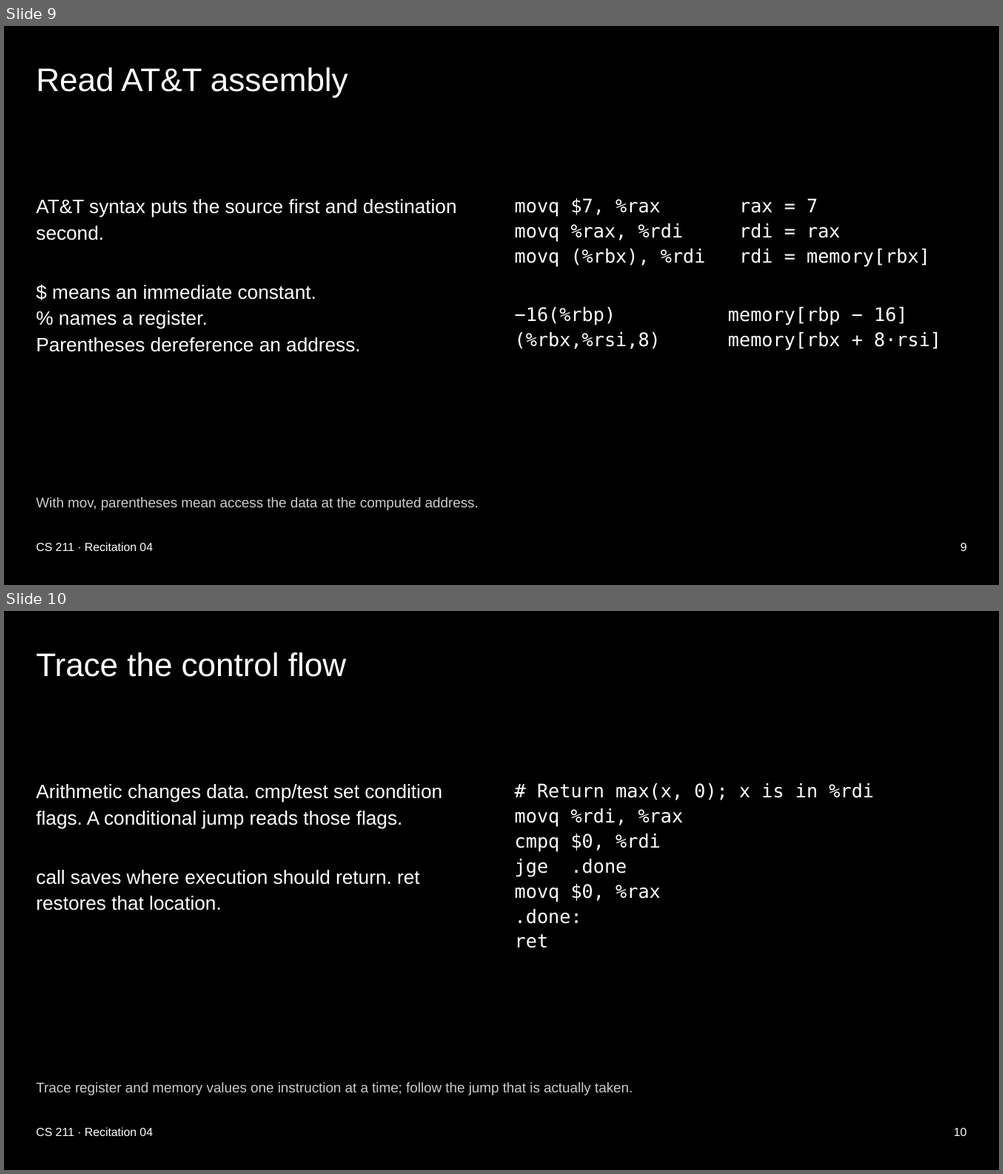
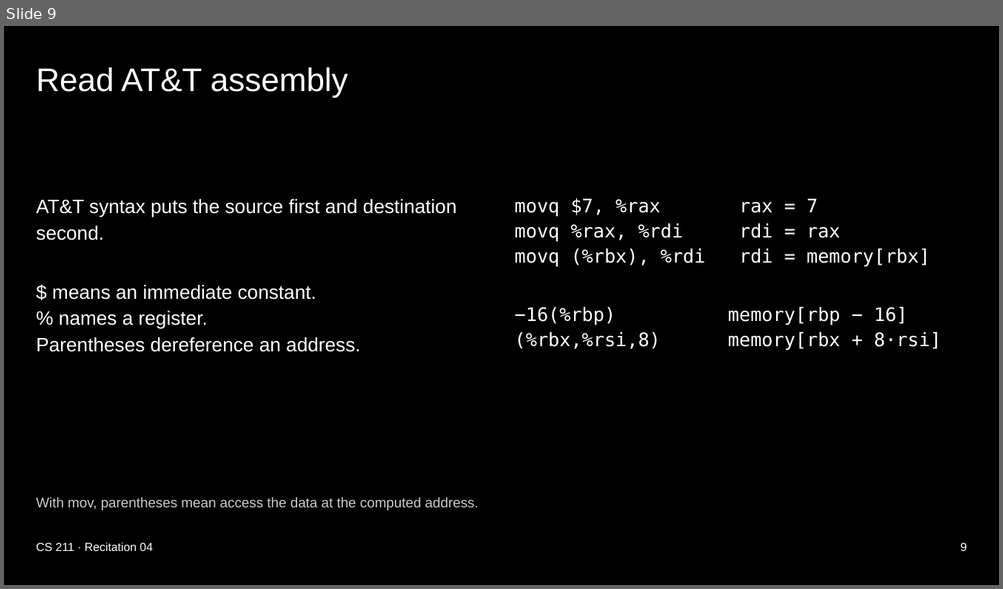
Before and after one commit to xsebby/portfolio, a slide deck: public/presentations/CS211_Recitation_4.pptx. Shown one above the other, each under a label of ours: slides 9 and 10 before the commit, slide 9 after it. The pictures are 1003x1174 and 1003x589 pixels, drawn with LibreOffice and Linux fonts; fonts in the diff are those of the drawing. Boxes give left, top, right and bottom in pixels: in the first picture for what was removed or moved away, otherwise in the second. Text is boxed around its words. In the diff, an @@ line names an element or a change of style, - is before the commit and + after.

Commit message:
Remove control flow tracing from quiz review

```diff
--- a/public/presentations/CS211_Recitation_4.pptx
+++ b/public/presentations/CS211_Recitation_4.pptx
@@ slide 10 removed at (x1=4, y1=611, x2=999, y2=1170), background #000000 @@
@@ title removed at (x1=36, y1=652, x2=346, y2=677) @@
-Trace the control flow
@@ text removed at (x1=36, y1=784, x2=442, y2=911) @@
-Arithmetic changes data. cmp/test set condition flags. A conditional jump reads those flags.
-call saves where execution should return. ret restores that location.
@@ text removed at (x1=515, y1=783, x2=874, y2=948) @@
-# Return max(x, 0); x is in %rdi
-movq %rdi, %rax
-cmpq $0, %rdi
-jge .done
-movq $0, %rax
-.done:
-ret
@@ text removed at (x1=36, y1=1082, x2=632, y2=1096) @@
-Trace register and memory values one instruction at a time; follow the jump that is actually taken.
@@ text removed at (x1=36, y1=1128, x2=153, y2=1136) @@
-CS 211 · Recitation 04
@@ text removed at (x1=953, y1=1128, x2=967, y2=1136) @@
-10
```
Also in this commit, not shown: 6 slides changed, 1 other file.
